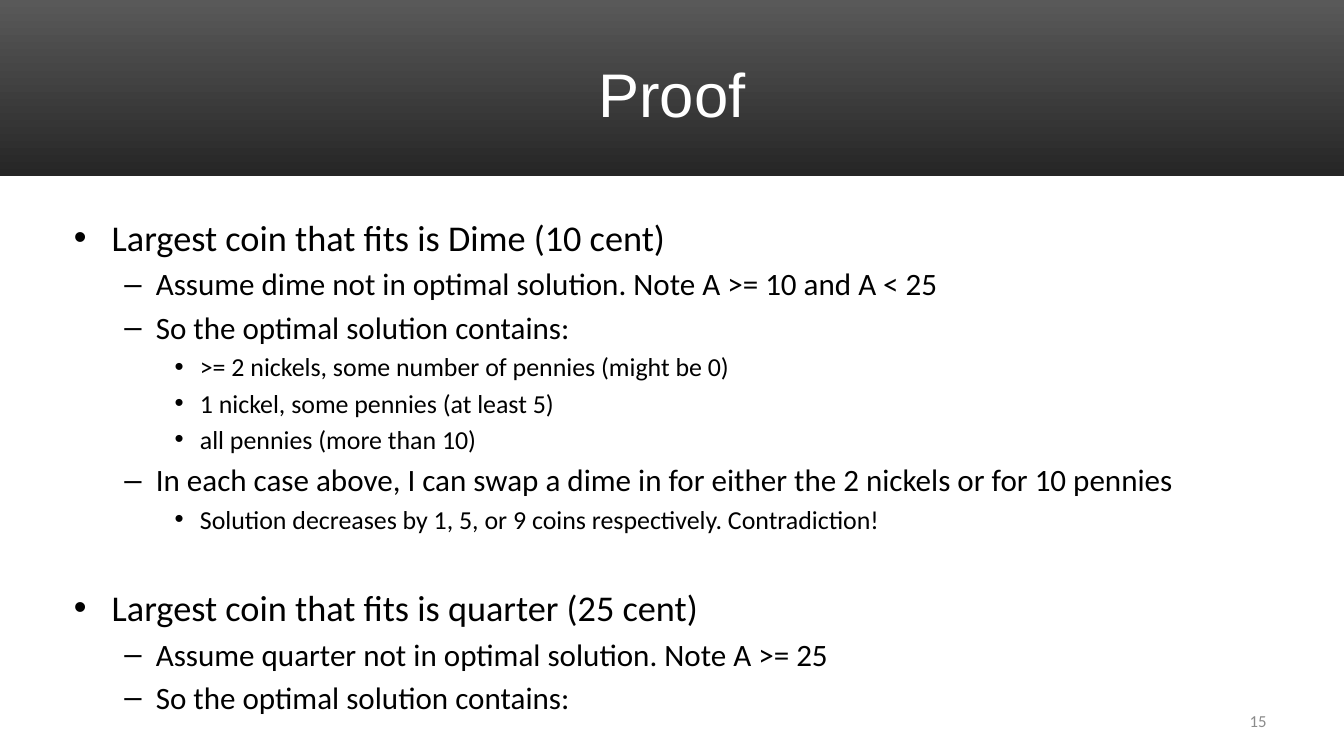
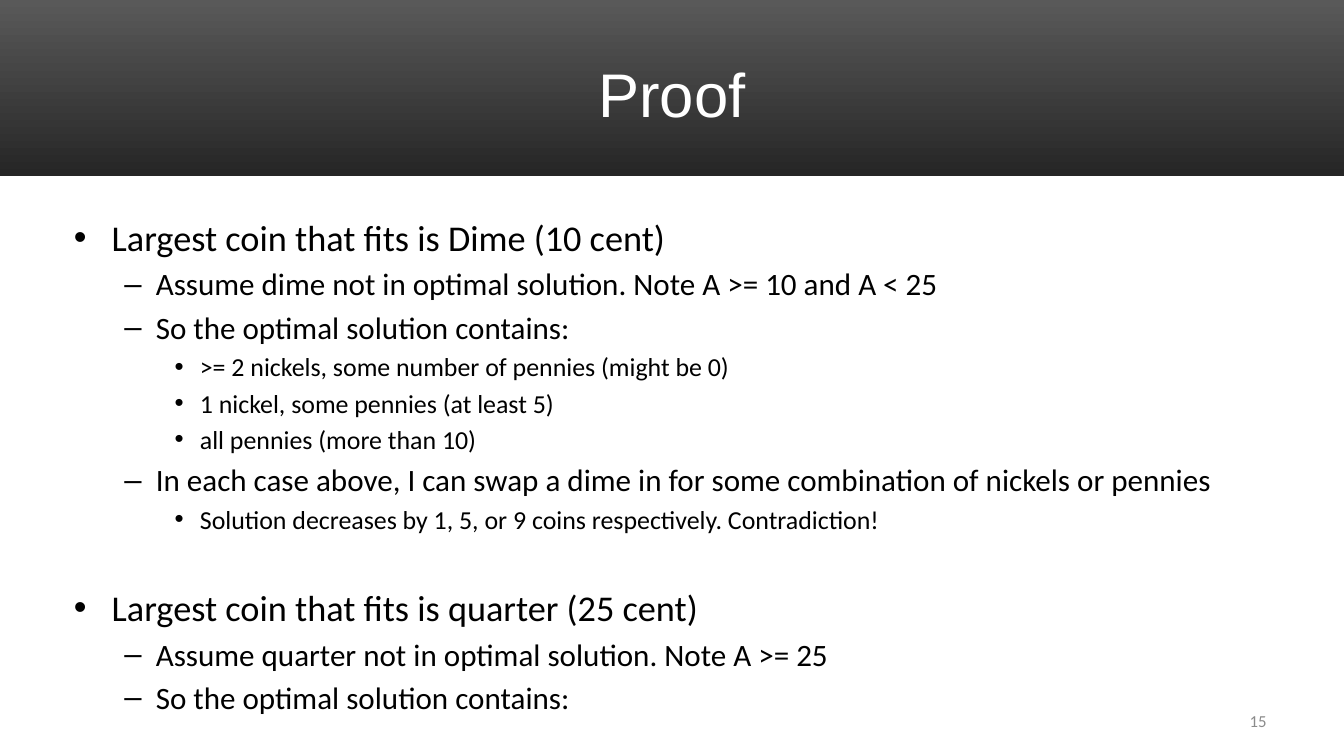
Before and after one commit to uva-cs/cs4102-f21, a slide deck: slide 15 of slides/DP_Greedy_coinChange.pptx. Drawn at 1344x756 pixels with LibreOffice and Linux fonts; fonts in the diff are those of the drawing. Boxes give left, top, right and bottom in pixels: in the first picture for what was removed or moved away, otherwise in the second. Text is boxed around its words. In the diff, an @@ line names an element or a change of style, - is before the commit and + after.

```diff
--- a/slides/DP_Greedy_coinChange.pptx
+++ b/slides/DP_Greedy_coinChange.pptx
@@ text at [156, 469, 1210, 496]: text changed @@
-  – In each case above, I can swap a dime in for either the 2 nickels or for 10 pennies
+  – In each case above, I can swap a dime in for some combination of nickels or pennies
```
Also in this commit, not shown: 5 other slides changed.
